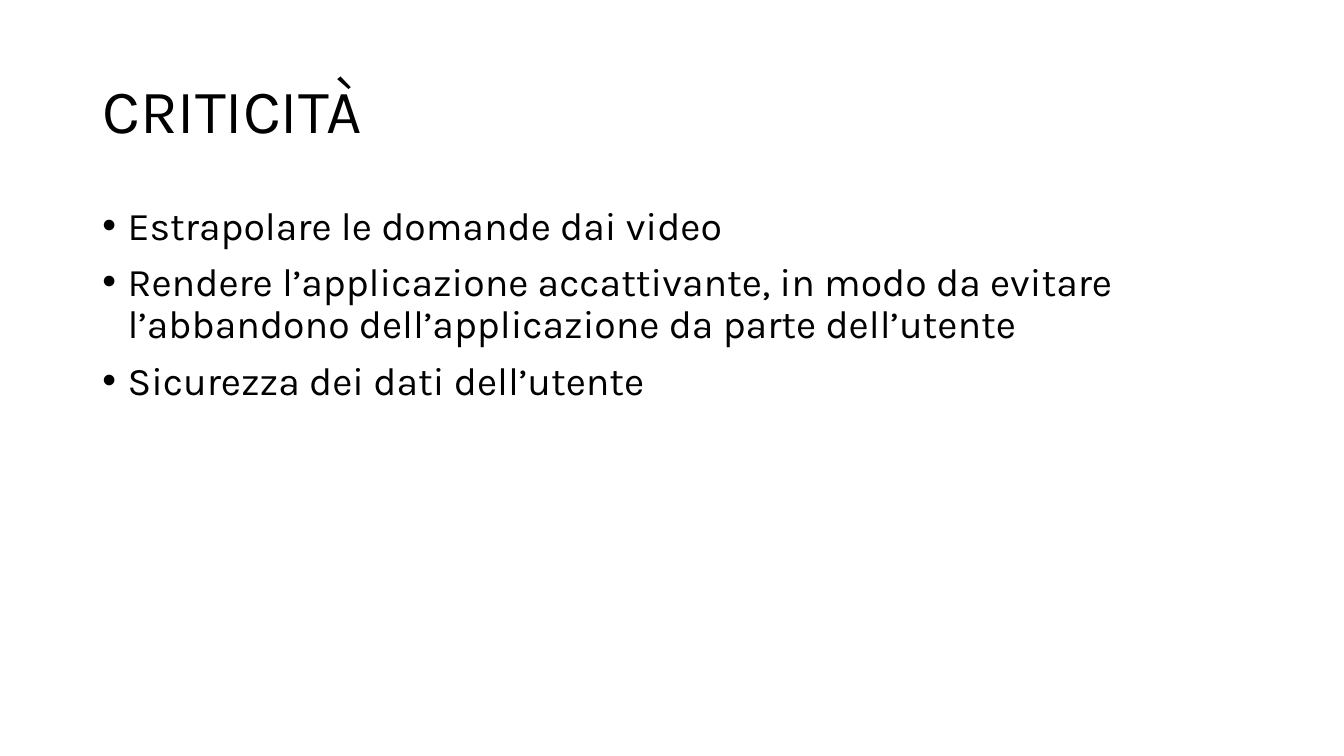
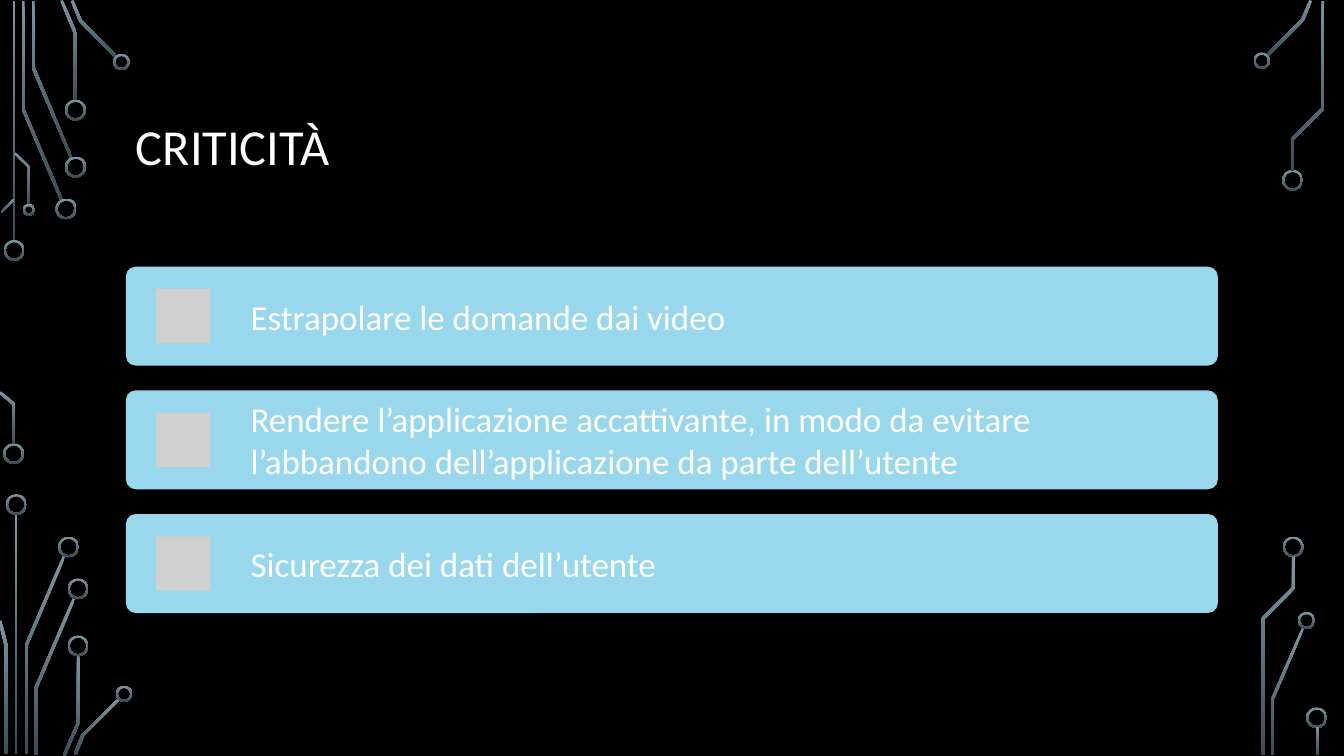
Before and after one commit to carraraFederico/TEDxLearn_ProgettoCloudMobile_2024, a slide deck: slide 6 of TEDxLearn.pptx. Drawn at 1344x756 pixels with LibreOffice and Linux fonts; fonts in the diff are those of the drawing; grey boxes stand for pictures; background and template pictures are left out. Boxes give left, top, right and bottom in pixels: in the first picture for what was removed or moved away, otherwise in the second. Text is boxed around its words. In the diff, an @@ line names an element or a change of style, - is before the commit and + after.

```diff
--- a/TEDxLearn.pptx
+++ b/TEDxLearn.pptx
@@ background #FFFFFF to picture (left out) @@
@@ title "CRITICITÀ": place and size @@
-title "CRITICITÀ" at box(102, 78, 361, 134)
+title "CRITICITÀ" at box(136, 124, 329, 166)
@@ title "CRITICITÀ" at box(136, 124, 329, 166): size 44 to 36 pt, font Karla to Calibri, text colour #000000 to #FFFFFF @@
@@ text at box(128, 213, 722, 250): paragraph removed @@
-• Estrapolare le domande dai video
@@ text at box(128, 368, 644, 396): paragraph removed @@
-• Sicurezza dei dati dell’utente
@@ text "Rendere l’applicazione accattivante, in modo ...": place and size @@
-text "Rendere l’applicazione accattivante, in modo ..." at box(128, 213, 1112, 396)
+text "Rendere l’applicazione accattivante, in modo ..." at box(251, 408, 1030, 480)
@@ text "Rendere l’applicazione accattivante, in modo ..." at box(251, 408, 1030, 480): size 28 to 25 pt, font Karla to Calibri, text colour #000000 to #FFFFFF; bullet • to none; line spacing 0.9 to 1; less space between paragraphs; vertical alignment top to middle @@
@@ group added at box(126, 267, 1218, 613): 3 rounded rectangles, 3 pictures, 2 texts @@
+Estrapolare le domande dai video
+Sicurezza dei dati dell’utente
@@ group added at box(0, 0, 1328, 756): 33 freeform shapes, 3 rectangles @@
```
Also in this commit, not shown: 5 other slides changed.
